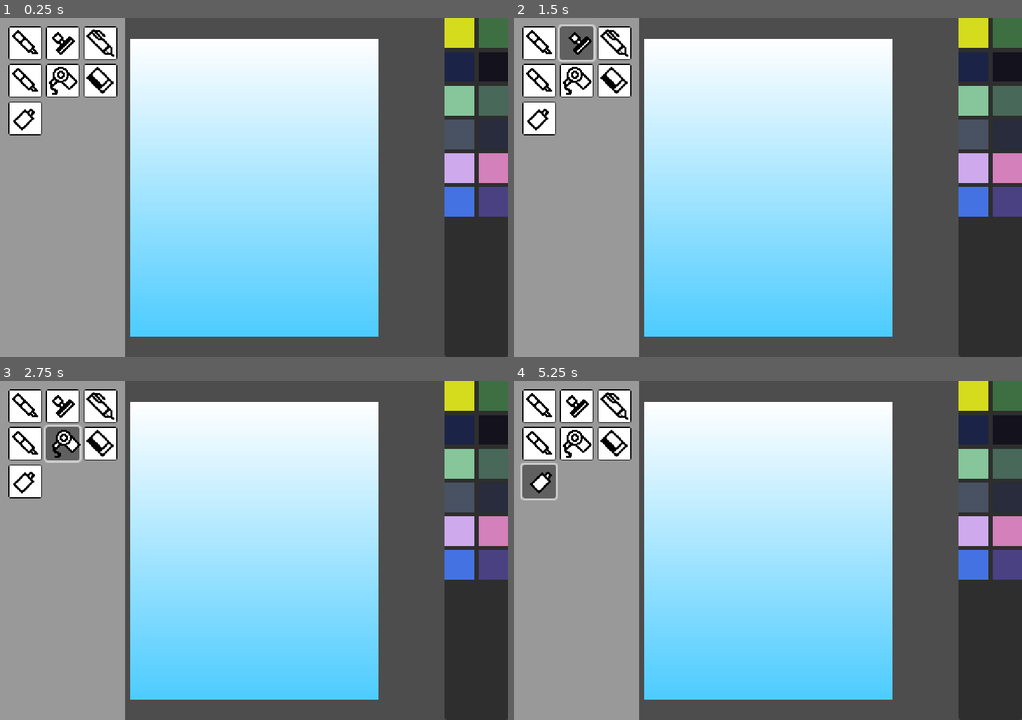
Above: before the commit, frames 1-4 (two rows, left to right).
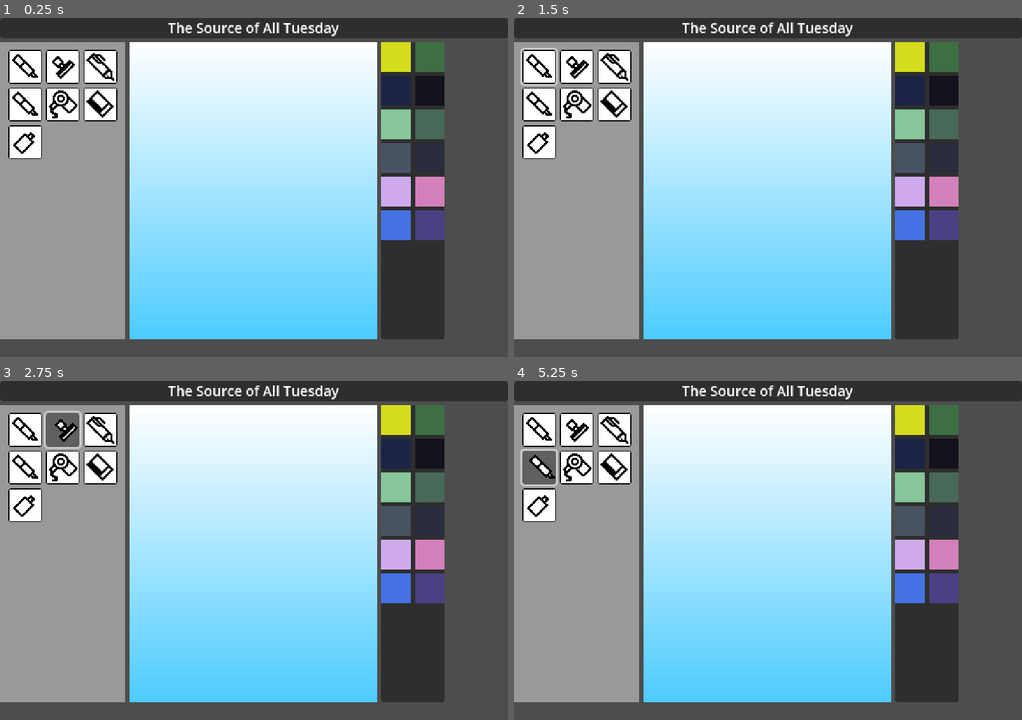
Above: after the commit, the same moments.

Repository: argonaut8/GGJ_2024
Game: Godot game, scene res://src/studio.tscn
Two runs of this game, one before a commit and one after it. Both use one fixed random seed, a clock stepped at 60 frames per second and the inputs below.
Inputs (mouse positions are in pixels of both pictures, inside the frame that each line leads up to; where the layout moved, square brackets give the same spot in the first picture):
- Up to frame 1 (0.25 s): no input
- Up to frame 2 (1.5 s): click (539, 65) [539, 41] at 0.5 s; click (574, 41) at 1.27 s
- Up to frame 3 (2.75 s): click (60, 428) at 2.02 s
- Up to frame 4 (5.25 s): click (615, 404) at 2.77 s; click (615, 428) at 3.52 s; click (539, 442) at 4.27 s; click (539, 465) at 5.02 s

The runs differ from the first frame. In frame 1, 34% of the frame differs, in the area x 0-100%, y 0-100%; in frame 2, 34%; in frame 3, 34%; in frame 4, 34%.

Commit message:
random prompts

Diff:
--- /dev/null
+++ b/src/gui/prompt.gd
@@ -0,0 +1,7 @@
+class_name Prompt
+extends PanelContainer
+
+@onready var prompt_label = $"%PromptLabel"
+
+func _ready():
+	prompt_label.text = RandomPrompts.new().pick_random_prompt()
--- /dev/null
+++ b/src/gui/prompt.tscn
@@ -0,0 +1,17 @@
+[gd_scene load_steps=2 format=3 uid="uid://cygmritrcy2fr"]
+
+[ext_resource type="Script" path="res://src/gui/prompt.gd" id="1_vmng4"]
+
+[node name="Prompt" type="PanelContainer"]
+anchors_preset = 10
+anchor_right = 1.0
+offset_bottom = 23.0
+grow_horizontal = 2
+script = ExtResource("1_vmng4")
+
+[node name="PromptLabel" type="Label" parent="."]
+unique_name_in_owner = true
+layout_mode = 2
+theme_override_font_sizes/font_size = 14
+text = "aaaa"
+horizontal_alignment = 1
--- /dev/null
+++ b/src/random_prompts.gd
@@ -0,0 +1,25 @@
+class_name RandomPrompts
+extends RefCounted
+
+const prompt_structure_list: Array[String] = [
+	"The Essence of %s",
+	"%s Graduation",
+	"The Source of All %s",
+	"A %s's Favorite Breakfast",
+	"%s"
+]
+
+const prompt_noun_list: Array[String] = [
+	"Snowman",
+	"Turkey",
+	"Grief",
+	"Tuesday",
+	"Barnacle"
+]
+
+func pick_random_prompt() -> String:
+	var rng = RandomNumberGenerator.new()
+	rng.randomize()
+	var prompt_strucutre: String = prompt_structure_list[rng.randi_range(0, prompt_structure_list.size()-1)]
+	var prompt_noun: String = prompt_noun_list[rng.randi_range(0, prompt_noun_list.size()-1)]
+	return prompt_strucutre % prompt_noun
--- a/src/studio.gd
+++ b/src/studio.gd
@@ -36,6 +36,7 @@
 	tools.append(AirBrush.new(canvas))
 	SignalBus.set_available_tools.emit(tools)
 
+
 # Called every frame. 'delta' is the elapsed time since the previous frame.
 func _process(delta):
 	pass
--- a/src/studio.tscn
+++ b/src/studio.tscn
@@ -1,8 +1,9 @@
-[gd_scene load_steps=5 format=3 uid="uid://upbwsgd7jbpm"]
+[gd_scene load_steps=6 format=3 uid="uid://upbwsgd7jbpm"]
 
 [ext_resource type="Script" path="res://src/studio.gd" id="1_ck0s2"]
 [ext_resource type="PackedScene" uid="uid://deuvj8k4p6c5a" path="res://src/gui/tool_box.tscn" id="1_vwolu"]
 [ext_resource type="PackedScene" uid="uid://daegat4dupbnh" path="res://src/gui/color_palette.tscn" id="2_f762m"]
+[ext_resource type="PackedScene" uid="uid://cygmritrcy2fr" path="res://src/gui/prompt.tscn" id="3_ewqho"]
 [ext_resource type="PackedScene" uid="uid://sjih05fmkufv" path="res://src/gui/cursor.tscn" id="3_fgchf"]
 
 [node name="GameRoot" type="Control"]
@@ -14,42 +15,45 @@
 grow_vertical = 2
 mouse_filter = 1
 
-[node name="ToolBox" parent="." instance=ExtResource("1_vwolu")]
+[node name="VBoxContainer" type="VBoxContainer" parent="."]
 layout_mode = 1
-
-[node name="ColorPalette" parent="." instance=ExtResource("2_f762m")]
-layout_mode = 1
-
-[node name="SubViewportContainer" type="SubViewportContainer" parent="."]
-layout_mode = 1
-anchors_preset = 8
-anchor_left = 0.5
-anchor_top = 0.5
-anchor_right = 0.5
-anchor_bottom = 0.5
-offset_left = -125.0
-offset_top = -150.0
-offset_right = 125.0
-offset_bottom = 150.0
+anchors_preset = 15
+anchor_right = 1.0
+anchor_bottom = 1.0
 grow_horizontal = 2
 grow_vertical = 2
+
+[node name="Prompt" parent="VBoxContainer" instance=ExtResource("3_ewqho")]
+layout_mode = 2
+
+[node name="HBoxContainer" type="HBoxContainer" parent="VBoxContainer"]
+layout_mode = 2
+
+[node name="ToolBox" parent="VBoxContainer/HBoxContainer" instance=ExtResource("1_vwolu")]
+layout_mode = 2
+
+[node name="SubViewportContainer" type="SubViewportContainer" parent="VBoxContainer/HBoxContainer"]
+layout_mode = 2
 size_flags_horizontal = 4
 size_flags_vertical = 4
 
-[node name="SubViewport" type="SubViewport" parent="SubViewportContainer"]
+[node name="SubViewport" type="SubViewport" parent="VBoxContainer/HBoxContainer/SubViewportContainer"]
 handle_input_locally = false
 size = Vector2i(250, 300)
 render_target_update_mode = 4
 
-[node name="Studio" type="Node2D" parent="SubViewportContainer/SubViewport"]
+[node name="Studio" type="Node2D" parent="VBoxContainer/HBoxContainer/SubViewportContainer/SubViewport"]
 script = ExtResource("1_ck0s2")
 
-[node name="Background" type="Sprite2D" parent="SubViewportContainer/SubViewport/Studio"]
+[node name="Background" type="Sprite2D" parent="VBoxContainer/HBoxContainer/SubViewportContainer/SubViewport/Studio"]
 unique_name_in_owner = true
 centered = false
 
-[node name="Canvas" type="Sprite2D" parent="SubViewportContainer/SubViewport/Studio"]
+[node name="Canvas" type="Sprite2D" parent="VBoxContainer/HBoxContainer/SubViewportContainer/SubViewport/Studio"]
 unique_name_in_owner = true
 centered = false
 
-[node name="Cursor" parent="SubViewportContainer/SubViewport" instance=ExtResource("3_fgchf")]
+[node name="Cursor" parent="VBoxContainer/HBoxContainer/SubViewportContainer/SubViewport" instance=ExtResource("3_fgchf")]
+
+[node name="ColorPalette" parent="VBoxContainer/HBoxContainer" instance=ExtResource("2_f762m")]
+layout_mode = 2
